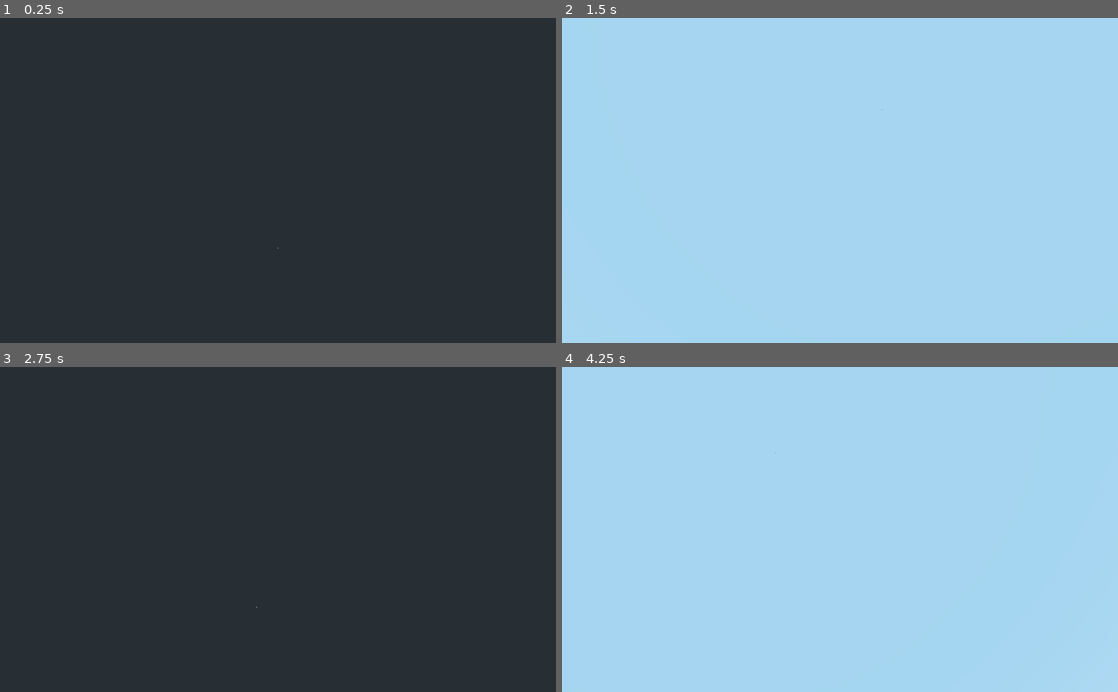
Above: before the commit, frames 1-4 (two rows, left to right).
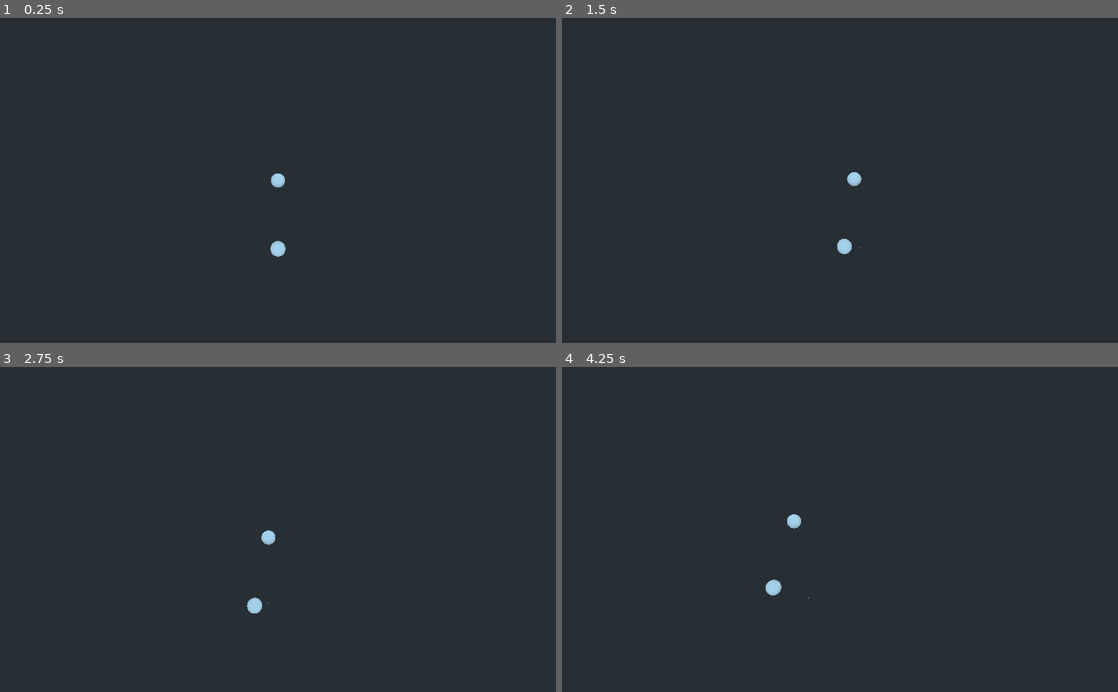
Above: after the commit, the same moments.

Repository: BeanPoleGamesDev/plummet
Game: Godot game, scene res://game.tscn
Two runs of this game, one before a commit and one after it. Both use one fixed random seed, a clock stepped at 60 frames per second and the inputs below.
Inputs (mouse positions are in pixels of both pictures, inside the frame that each line leads up to):
- Up to frame 1 (0.25 s): no input
- Up to frame 2 (1.5 s): tap Enter (ui_accept) at 0.5, 0.77 s; move the mouse to (867, 180) at 0.52 s; hold Up (ui_up) from 0.53 s (still down); move the mouse to (812, 180) at 1.27 s
- Up to frame 3 (2.75 s): keep holding Up (ui_up); tap Enter (ui_accept) at 1.52 s; move the mouse to (289, 523) at 2.02 s
- Up to frame 4 (4.25 s): keep holding Up (ui_up); move the mouse to (834, 536) at 2.77 s; tap Enter (ui_accept) at 3.02, 3.77 s; move the mouse to (878, 532) at 3.52 s

The runs differ from the first frame. In frame 1, 0.2% of the frame differs, in the area x 48-52%, y 47-74%; in frame 2, 100%, in the area x 0-100%, y 0-100%; in frame 3, 0.2%; in frame 4, 100%.

Commit message:
added player movment

Diff:
--- a/player.gd
+++ b/player.gd
@@ -1,33 +1,33 @@
-extends Spatial
+extends KinematicBody
 
-onready var head = get_node("body/head")
-onready var view = get_node("body/head/view")
-onready var body = get_node("body")
+onready var view = get_node("view")
 
-var down = Vector3(0,-10,0)
-var velocity = Vector3()
-var speed = 5
-var location = Vector3()
-var player_rot = Vector3()
+var down : Vector3
+var velocity : Vector3
+var location : Vector3
+var fall_speed = 0
+var move_speed = 40
+var current_rotation : Vector3
 
-const cam_rotation_speed = 0.2
-
-func get_player_rotation():
-	return Vector3(view.get_rotation().x,head.get_rotation().y,body.get_rotation().z)
+const cam_rotation_speed = 0.1
+const cam_limit = Vector2(85,85)
 
 func _on_set_down(d: Spatial):
 	down = d.get_translation()
 	self.look_at(down,Vector3(0,1,0))
 
 func _on_rotate_view(rot: Vector3):
-	view.rotate_x(deg2rad(rot.x * cam_rotation_speed))
-	head.rotate_y(deg2rad(rot.y * cam_rotation_speed))
-	body.rotate_z(deg2rad(rot.z * cam_rotation_speed))
+	var added_rotation : Vector3
+	var r : Vector3
+	current_rotation = $view.get_rotation_degrees()
+	added_rotation = rot * cam_rotation_speed
+	r.x = clamp(current_rotation.x + added_rotation.x, -cam_limit.x, cam_limit.x)
+	r.y = clamp(current_rotation.y + added_rotation.y, -cam_limit.y, cam_limit.y)
+	$view.set_rotation_degrees(r)
 
 func _physics_process(delta):
-	player_rot = get_player_rotation()
 	location = self.get_translation()
-	# output needs to be between 1 and 0, input can be any distance speed
-	#print(speed/location.distance_to(down))
-	velocity.z = -speed
-	self.translate(velocity)
+	velocity.x = move_speed * -$view.get_rotation().y
+	velocity.z = move_speed * -$view.get_rotation().x
+	velocity.y = -fall_speed
+	self.move_and_collide(velocity * delta)
--- a/player.tscn
+++ b/player.tscn
@@ -1,12 +1,27 @@
-[gd_scene load_steps=2 format=2]
+[gd_scene load_steps=4 format=2]
 
 [ext_resource path="res://player.gd" type="Script" id=1]
 
-[node name="player" type="Spatial"]
+[sub_resource type="CapsuleShape" id=1]
+
+[sub_resource type="BoxShape" id=2]
+
+[node name="player" type="KinematicBody"]
 script = ExtResource( 1 )
 
-[node name="body" type="Spatial" parent="."]
+[node name="view" type="Camera" parent="."]
+current = true
+
+[node name="view_old" type="Spatial" parent="."]
+
+[node name="y" type="Spatial" parent="view_old"]
+
+[node name="body" type="CollisionShape" parent="."]
+shape = SubResource( 1 )
 
 [node name="head" type="Spatial" parent="body"]
 
-[node name="view" type="Camera" parent="body/head"]
+[node name="HurtBox" type="Area" parent="."]
+
+[node name="CollisionShape" type="CollisionShape" parent="HurtBox"]
+shape = SubResource( 2 )
--- a/project.godot
+++ b/project.godot
@@ -32,6 +32,11 @@
 "events": [  ]
 }
 
+[layer_names]
+
+3d_physics/layer_1="player"
+3d_physics/layer_2="obstacles"
+
 [rendering]
 
 environment/default_environment="res://default_env.tres"
--- a/target.gd
+++ b/target.gd
@@ -1,22 +1 @@
 extends Spatial
-
-# Declare member variables here. Examples:
-# var a = 2
-var move = Vector3()
-var speed = 50
-# Called when the node enters the scene tree for the first time.
-#func _ready():
-
-# Called every frame. 'delta' is the elapsed time since the previous frame.
-#func _process(delta):
-#	if Input.is_action_pressed("ui_up"):
-#		move.y += speed
-#	if Input.is_action_pressed("ui_down"):
-#		move.y += -speed
-#	if Input.is_action_pressed("ui_right"):
-#		move.x += speed
-#	if Input.is_action_pressed("ui_left"):
-#		move.x += -speed
-#
-#	self.translate(move * delta)
-#	move = Vector3(0,0,0)
--- a/target.tscn
+++ b/target.tscn
@@ -14,7 +14,7 @@
 mesh = SubResource( 1 )
 material/0 = null
 
-[node name="Area" type="Area" parent="."]
+[node name="WinBox" type="Area" parent="."]
 
-[node name="CollisionShape" type="CollisionShape" parent="Area"]
+[node name="CollisionShape" type="CollisionShape" parent="WinBox"]
 shape = SubResource( 2 )
